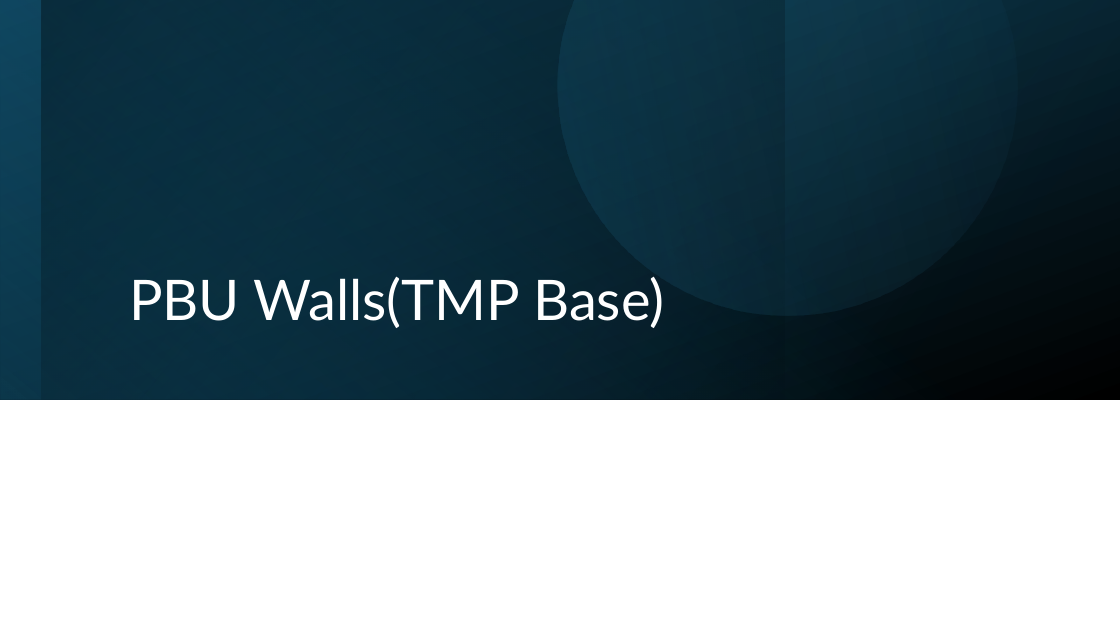
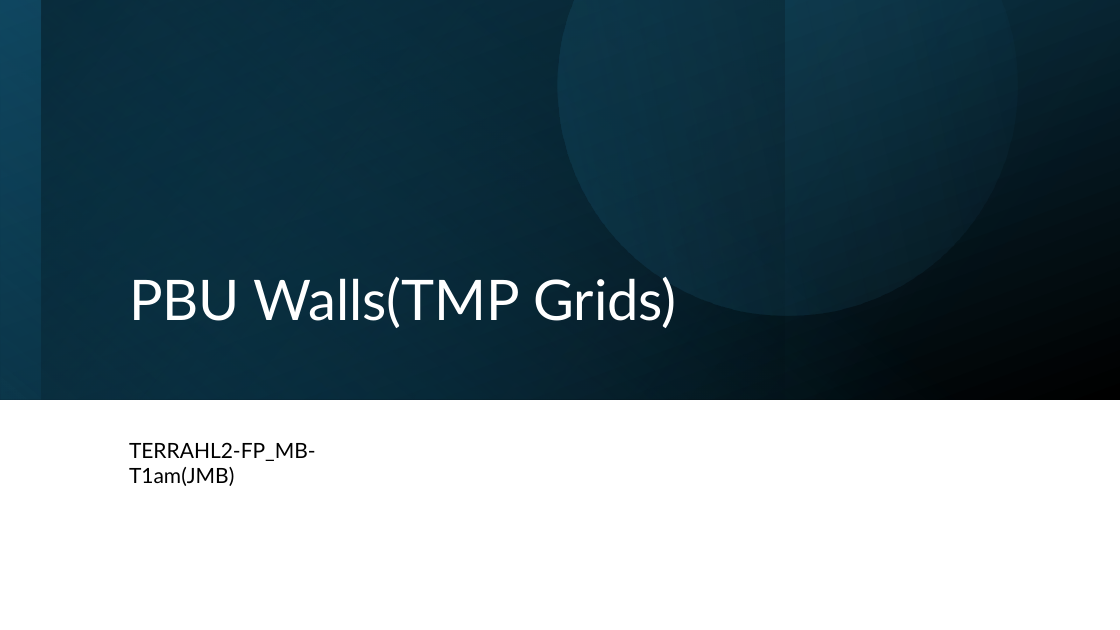
Before and after one commit to mokzhizhuan/GreyForm_UIs, a slide deck: slide 1 of PBU walls.pptx. Drawn at 1120x630 pixels with LibreOffice and Linux fonts; fonts in the diff are those of the drawing. Boxes give left, top, right and bottom in pixels: in the first picture for what was removed or moved away, otherwise in the second. Text is boxed around its words. In the diff, an @@ line names an element or a change of style, - is before the commit and + after.

```diff
--- a/PBU walls.pptx
+++ b/PBU walls.pptx
@@ title at bbox=[129, 276, 676, 328]: text changed @@
-PBU Walls(TMP Base)
+PBU Walls(TMP Grids)
@@ text added at bbox=[129, 442, 316, 486], 18 pt, text #000000 @@
+TERRAHL2-FP_MB-T1am(JMB)
```
Also in this commit, not shown: 7 other slides changed, 8 other files.
